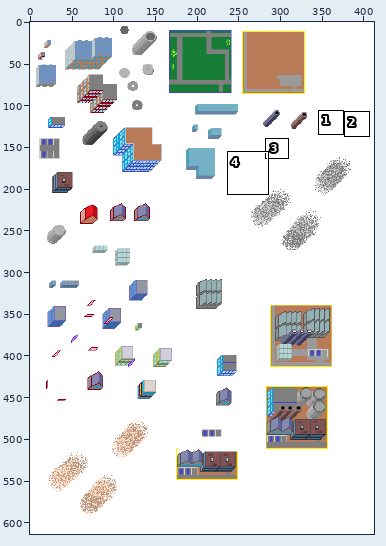
A sprite sheet gets an edit: misc/artlib.png. The picture above shows the old version from afar; the outline marks the close-up.
Close-up. First the earlier version:
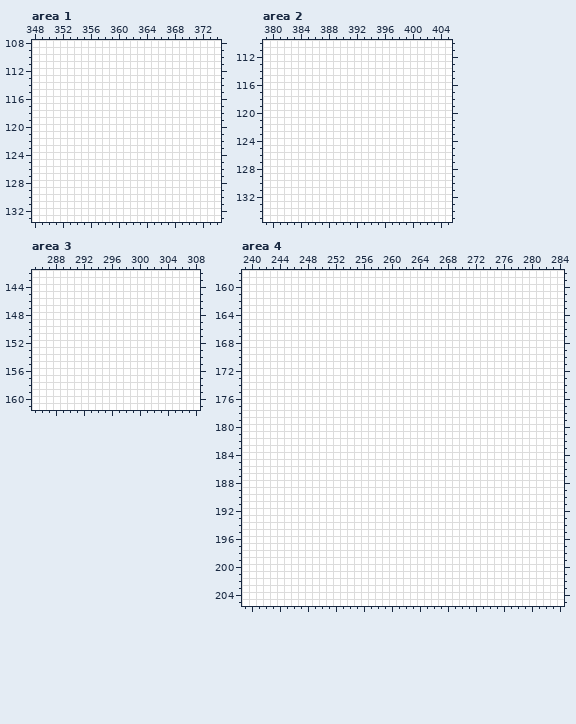
The file is 413x614 pixels. Colours within 5 levels of each other are drawn and written as one. Shown: area 1: x 348..374, y 108..133; area 2: x 379..405, y 110..135; area 3: x 285..308, y 142..161; area 4: x 239..284, y 158..205. The commit also changed other parts of the picture, which this record leaves out.
And afterwards:
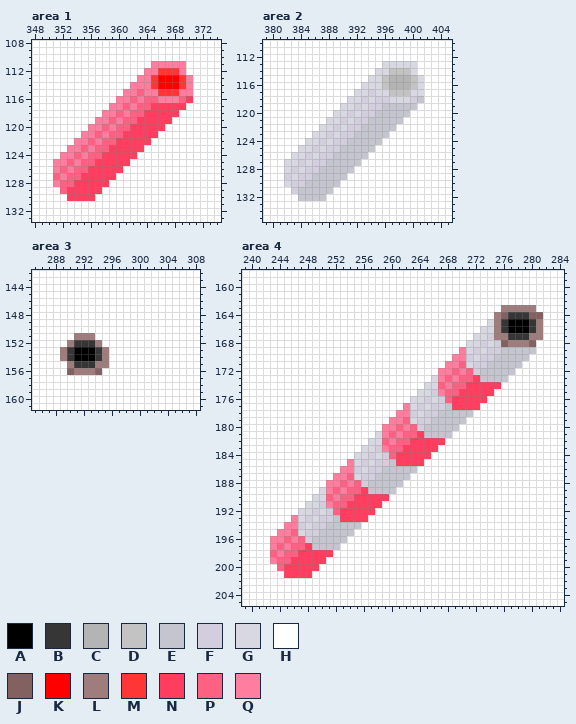
Palette (. is transparent): A #000000  B #363636  C #b4b4b4  D #c3c3c3  E #c5c5cf  F #d3cedd  G #d8d8e2  H #ffffff  J #836161  K #ff0000  L #9f7d7d  M #ff3636  N #ff3d5f  P #ff6183  Q #ff7d9f
Changes in this commit:
Changed rows in their new state; - is an unchanged pixel.
Area 1:
first column x 351:
111 --------------QQQQQ-
112 -------------QQMMMQ-
113 ------------QQMKKKMQ
114 -----------QQQMKKKMQ
115 ----------QQPQQMMMQQ
116 ---------QQPQPPQQQPN
117 --------QQPQPPNNNNN-
118 -------QQPQPPNNNNN--
119 ------QQPQPPNNNNN---
120 -----QQPQPPNNNNN----
121 ----QQPQPPNNNNN-----
122 ---QQPQPPNNNNN------
123 --QQPQPPNNNNN-------
124 -QQPQPPNNNNN--------
125 QQPQPPNNNNN---------
126 QPQPPNNNNN----------
127 PQPPNNNNN-----------
128 QPPNNNNN------------
129 -PNNNNN-------------
130 --NNNN--------------
Area 2:
first column x 382:
113 --------------GGGGG-
114 -------------GGDDDG-
115 ------------GGDCCCDG
116 -----------GGGDCCCDG
117 ----------GGFGGDDDGG
118 ---------GGFGFFGGGFE
119 --------GGFGFFEEEEE-
120 -------GGFGFFEEEEE--
121 ------GGFGFFEEEEE---
122 -----GGFGFFEEEEE----
123 ----GGFGFFEEEEE-----
124 ---GGFGFFEEEEE------
125 --GGFGFFEEEEE-------
126 -GGFGFFEEEEE--------
127 GGFGFFEEEEE---------
128 GFGFFEEEEE----------
129 FGFFEEEEE-----------
130 GFFEEEEE------------
131 -FEEEEE-------------
132 --EEEE--------------
Area 3:
first column x 289:
151 --LLL--
152 -LBBBL-
153 LBAAABL
154 LBAAABL
155 -LBBBLL
156 -JLLLJ-
Area 4:
first column x 243:
163 ---------------------------------LLLLL-
164 --------------------------------LJBBBJJ
165 -------------------------------GLBAAABL
166 ------------------------------GGLBAAABL
167 -----------------------------GGFLLBBBLL
168 ----------------------------GGFGFJLLLJ-
169 ---------------------------QGFGFFEEEEE-
170 --------------------------QQFGFFEEEEE--
171 -------------------------QQPGFFEEEEE---
172 ------------------------QQPQPFEEEEE----
173 -----------------------GQPQPPNEEEE-----
174 ----------------------GGPQPPNNNNN------
175 ---------------------GGFQPPNNNNN-------
176 --------------------GGFGFPNNNNN--------
177 -------------------QGFGFFENNNN---------
178 ------------------QQFGFFEEEEE----------
179 -----------------QQPGFFEEEEE-----------
180 ----------------QQPQPFEEEEE------------
181 ---------------GQPQPPNEEEE-------------
182 --------------GGPQPPNNNNN--------------
183 -------------GGFQPPNNNNN---------------
184 ------------GGFGFPNNNNN----------------
185 -----------QGFGFFENNNN-----------------
186 ----------QQFGFFEEEEE------------------
187 ---------QQPGFFEEEEE-------------------
188 --------QQPQPFEEEEE--------------------
189 -------GQPQPPNEEEE---------------------
190 ------GGPQPPNNNNN----------------------
191 -----GGFQPPNNNNN-----------------------
192 ----GGFGFPNNNNN------------------------
193 ---QGFGFFENNNN-------------------------
194 --QQFGFFEEEEE--------------------------
195 -QQPGFFEEEEE---------------------------
196 QQPQPFEEEEE----------------------------
197 QPQPPNEEEE-----------------------------
198 PQPPNNNNN------------------------------
199 QPPNNNNN-------------------------------
200 -PNNNNN--------------------------------
201 --NNNN---------------------------------
